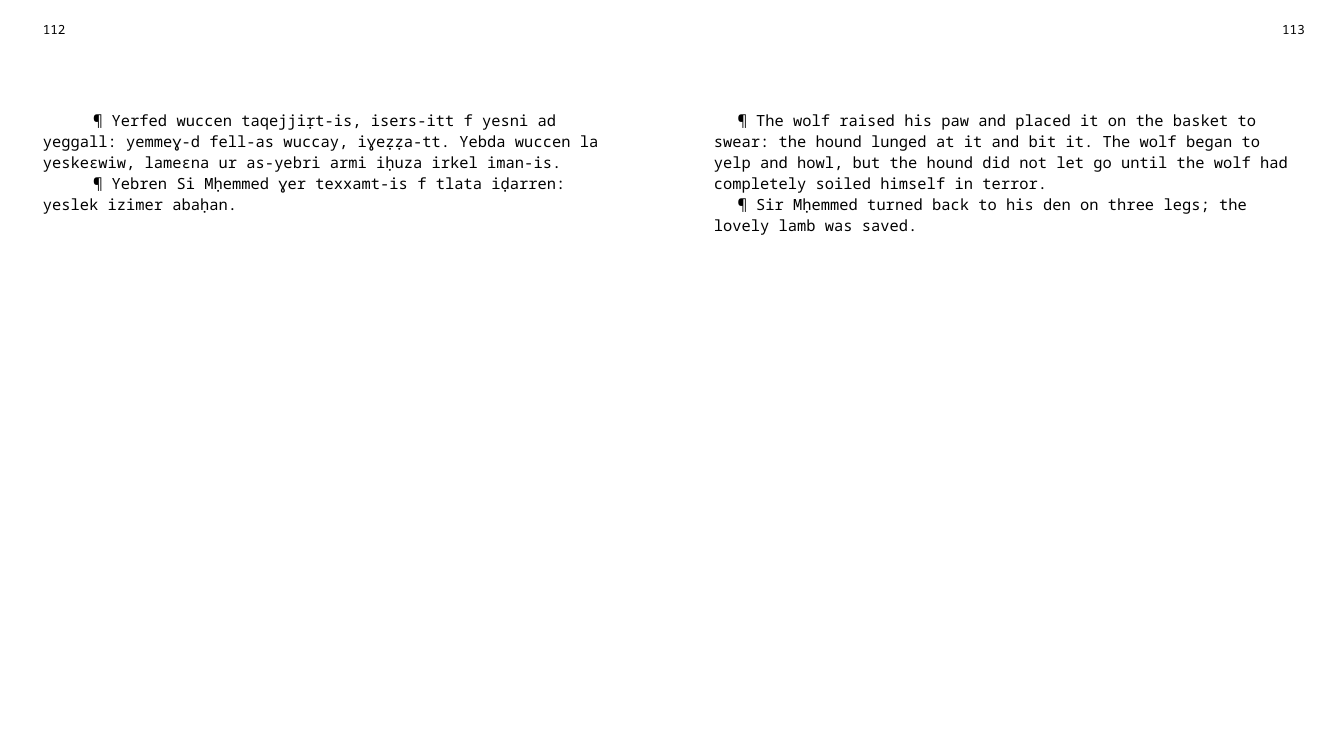
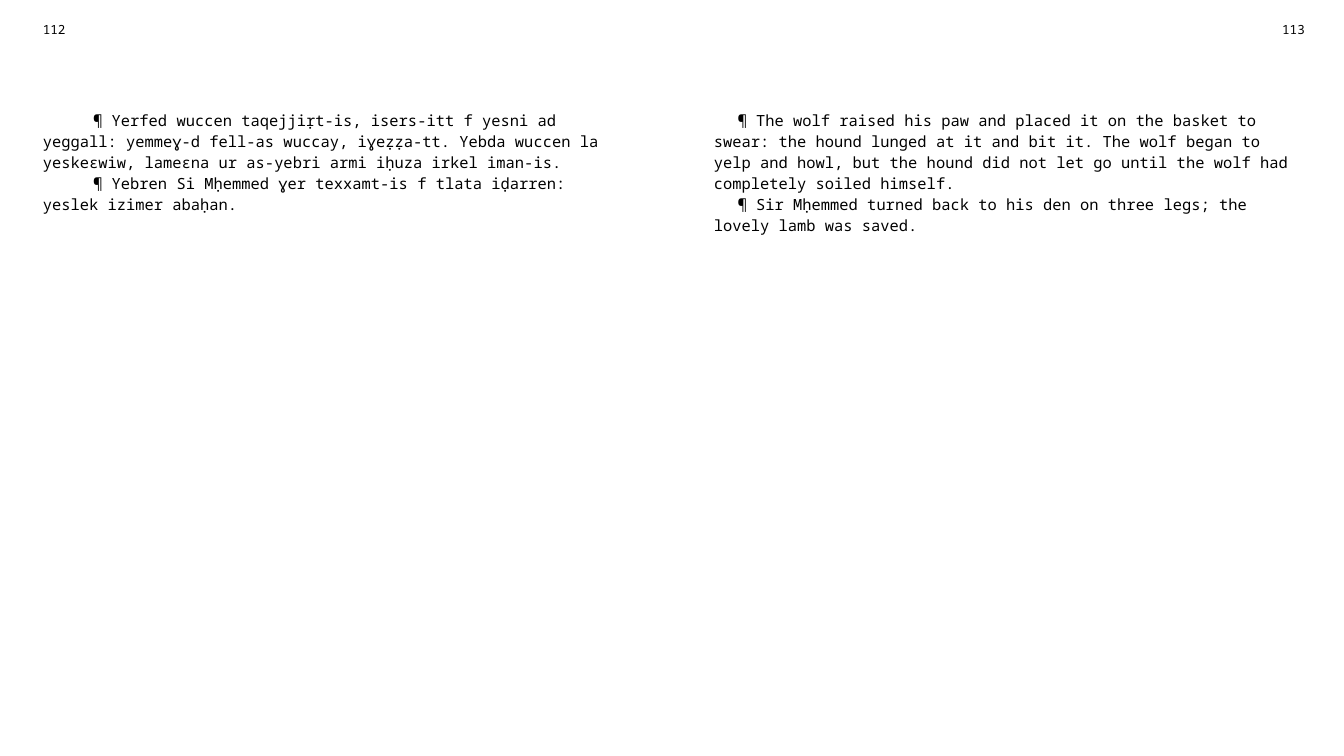
Before and after one commit to sferhah/tamacahut_n_wuccen, a slide deck: slide 52 of Uccen.ConsoleApp/uccen.eng.pptx. Drawn at 1344x756 pixels with LibreOffice and Linux fonts; fonts in the diff are those of the drawing. Boxes give left, top, right and bottom in pixels: in the first picture for what was removed or moved away, otherwise in the second. Text is boxed around its words. In the diff, an @@ line names an element or a change of style, - is before the commit and + after.

```diff
--- a/Uccen.ConsoleApp/uccen.eng.pptx
+++ b/Uccen.ConsoleApp/uccen.eng.pptx
@@ table at [32,16,1315,729] @@
-row 3, column 3: ¶ The wolf raised his paw and placed it on the basket to swear: the hound lunged at it and bit it. The wolf began to yelp and howl, but the hound did not let go until the wolf had completely soiled himself in terror. / ¶ Sir Mḥemmed turned back to his den on three legs; the lovely lamb was saved.
+row 3, column 3: ¶ The wolf raised his paw and placed it on the basket to swear: the hound lunged at it and bit it. The wolf began to yelp and howl, but the hound did not let go until the wolf had completely soiled himself. / ¶ Sir Mḥemmed turned back to his den on three legs; the lovely lamb was saved.
```
Also in this commit, not shown: 2 other slides changed, 3 other files.
